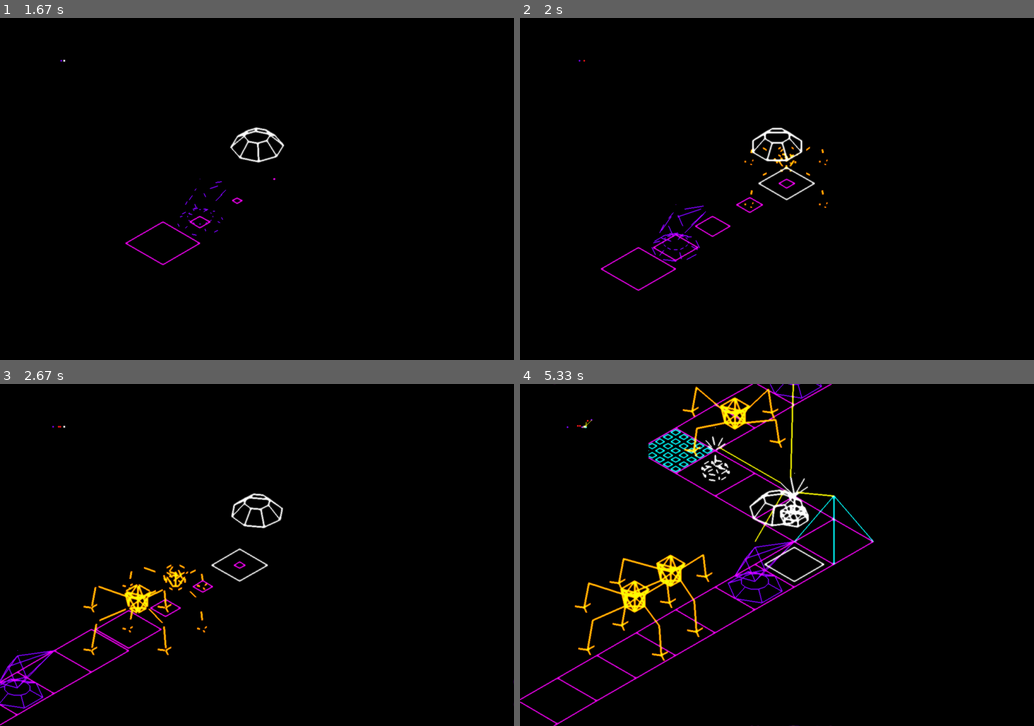
Above: before the commit, frames 1-4 (two rows, left to right).
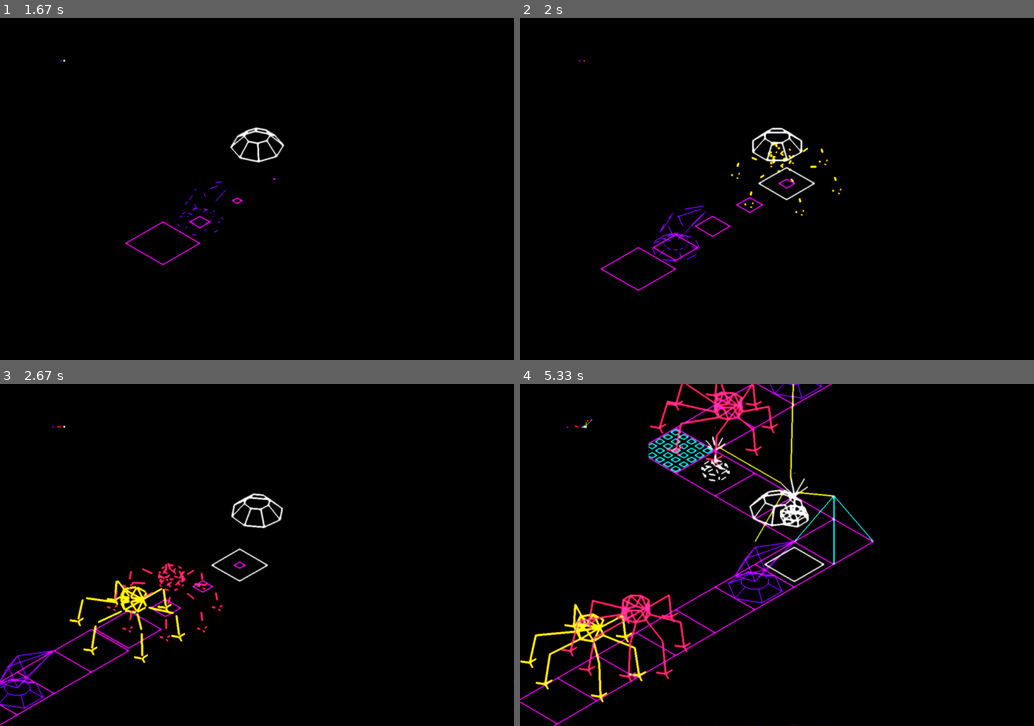
Above: after the commit, the same moments.

Repository: MathewKJ2048/pygame-jam-spring-2025
Game: pygame game, started from src/main.py
Two runs of this game, one before a commit and one after it. Both use one fixed random seed, a clock stepped at 60 frames per second and the inputs below.
Inputs:
- Up to frame 1 (1.67 s): tap W at 0.33 s; tap B at 0.67 s; tap T at 1 s; hold Q from 1.33 s (still down); hold Right from 1.33 s (still down); tap C at 1.48 s
- Up to frame 2 (2 s): release Q at 1.8 s; release Right at 1.8 s; tap B at 1.83 s
- Up to frame 3 (2.67 s): hold M 2.17-2.63 s; hold Right 2.17-2.63 s; tap B at 2.32 s
- Up to frame 4 (5.33 s): hold Right 2.67-3.13 s; tap C at 2.82, 4.32 s; hold Up 3.17-3.63 s; hold W 3.17-3.63 s; tap T at 3.32, 4.88 s; hold Right 3.67-4.13 s; tap B at 3.82 s; hold Left 4.17-4.7 s; hold Down 4.73-5.2 s; hold S 4.73-5.2 s; hold Left from 5.23 s (still down)

Frame 1 is identical in both runs. In frame 2, 0.4% of the frame differs, in the area x 41-63%, y 36-58%; in frame 3, 1.8%; in frame 4, 5.3%, in the area x 0-52%, y 0-100%.

Commit message:
bug types and explosions

Diff:
--- a/src/bug.py
+++ b/src/bug.py
@@ -8,21 +8,22 @@
 
 class Bug(MovingObject):
 	UID = 0
-	def __init__(self):
+	MAX_HEALTH = 1
+	def __init__(self,N=4):
 		super().__init__()
 		self.UID = Bug.UID
 		Bug.UID+=1
-		self.v = I
-		self.speed = 1
+		self.v = Vector2(0,0)
+		self.speed = 2
 		self.time = 0
 		self.target = None
 		self.color = (200,100,0)
-		self.health = 1
+		self.N = N
 		self.compute_geometry()
 
 
 	def compute_geometry(self):
-		self.N = 4
+
 		self.IDEAL_LEG_POSITIONS_RELATIVE = [unit_vector3(i*2*math.pi/self.N) for i in range(self.N)]
 		self.BASE = [K3/2+t/4 for t in self.IDEAL_LEG_POSITIONS_RELATIVE]
 		offset = [
@@ -36,6 +37,7 @@
 		self.target_leg_positions = self.IDEAL_LEG_POSITIONS_RELATIVE.copy()
 
 	def evolve(self,dt):
+		log("health",self.health)
 		super().evolve(dt)
 		self.legs_slide_back(dt)
 		self.update_target_leg_positions()
@@ -67,7 +69,7 @@
 		for b in bugs_swarm:
 			if b.UID > self.UID: # all bugs repelled by bugs later than them
 				diff_r+=(self.r-b.r).normalize()
-		self.v = self.speed*set_max(diff_r,1)
+		self.v = self.speed*normalize_with_0(diff_r)
 		return
 
 
@@ -137,4 +139,32 @@
 			t = ankles[i]
 			feet+=[(t,t+unit_vector3(i*2*math.pi/3)/6) for i in range(3)]
 
-		return make_pair_list(self.BASE)+make_pair_list(self.TOP)+forward_connections+backward_connections+upper+lower+thighs+calves+feet
+		body = make_pair_list(self.BASE)+make_pair_list(self.TOP)+forward_connections+backward_connections#+upper+lower
+		legs = thighs+calves+feet
+
+		return legs+body
+
+
+def nimble():
+	b = Bug(N=4)
+	b.N = 4
+	b.color = ()
+	b.health = Bug.MAX_HEALTH/2
+	b.speed = 2
+	b.color = (220,120,150)
+	return b
+
+def normal():
+	b = Bug(N=6)
+	b.color = (220,100,150)
+	b.health = Bug.MAX_HEALTH
+	b.speed = 1
+	b.color = (250,160,0)
+	return b
+
+def tank():
+	b = Bug(N=8)
+	b.health = Bug.MAX_HEALTH*2
+	b.speed = 0.5
+	b.color = (220,20,60)
+	return b
--- a/src/cannon.py
+++ b/src/cannon.py
@@ -5,8 +5,9 @@
 class Cannon(PoweredObject):
 	RANGE = 5
 	FIRING_TIME = 4
-	DAMAGE_RATE = 1
+	DAMAGE_RATE = 1/2
 	MAX_WIDTH = 1/4
+	opening_time_fraction = 0.2
 	def __init__(self):
 		super().__init__()
 		self.aim_vector = I
@@ -15,14 +16,15 @@
 
 	def evolve(self,dt):
 		super().evolve(dt)
-		self.fire(dt)
+		self.fire()
+		self.burn_target(dt)
 
 	def set_target(self,objects):
+		self.target = None
 		if self.stored == 0:
 			return
 		bugs = [b for b in objects if type(b) == Bug and (b.r-self.r).length()<type(self).RANGE and b.level == self.level]
 		if len(bugs) == 0:
-			self.target = None
 			return
 		bugs.sort(key=lambda o: -self.aim_vector.dot(set_max(o.r-self.r,1)))
 		self.target = bugs[0]
@@ -32,10 +34,25 @@
 	def get_color(self):
 		return PURPLE
 
-	def fire(self,dt):
+	def burn_target(self,dt):
+		# ablates target health if currently firing
+		if not self.target:
+			self.consumption_rate = 0
+			return
+		diff_time = self.time - self.last_fired_time
+		if not diff_time < type(self).FIRING_TIME:
+			self.consumption_rate = 0
+			return
+		th = type(self).opening_time_fraction*type(self).FIRING_TIME
+		if diff_time <= th and diff_time+dt>th:
+			play_sound(laser_sound)
+		self.consumption_rate = 8
+		damage = type(self).DAMAGE_RATE*dt
+		self.target.cause_damage(damage)
+
+	def fire(self): # resets the fire time if not currently firing, and nothing else
 		if not self.target:
 			return False
-		self.target.health -= type(self).DAMAGE_RATE*dt
 		if self.time - self.last_fired_time < type(self).FIRING_TIME:
 			return False
 		self.last_fired_time = self.time
@@ -43,13 +60,14 @@
 
 	def get_firing_lines(self):
 		f = self.get_f()
-		if f == 1 or not self.target:
+		k = self.get_k()
+		if f == 1:
 			return []
-		opening_time_fraction = 0.2
-		k = self.get_k()
+
 		answer = []
-		if k == 1:
-			d = self.target.r-self.r
+
+		if k == 1 and self.target:
+			d = (self.target.r-self.r)/self.size()
 			answer.append((K3/2,Vector3(d.x,d.y,1/2)))
 
 		av, p1, p2 = self.get_av_p1_p2()
@@ -84,12 +102,10 @@
 		return min((self.time-self.last_fired_time)/type(self).FIRING_TIME,1)
 
 	def get_k(self): # ranges from 0 to 1 with a plateau at t
-		opening_time_fraction = 0.2
 		f = self.get_f()
-		return min(f,1-f,opening_time_fraction)/opening_time_fraction
+		return min(f,1-f,type(self).opening_time_fraction)/type(self).opening_time_fraction
 
 	def get_lines(self):
-		opening_time_fraction = 0.2
 
 		n = 6
 		m = 2*n
--- a/src/conf.py
+++ b/src/conf.py
@@ -11,13 +11,45 @@
 WIDTH = 1200
 HEIGHT = 800
 
+pygame.mixer.pre_init(44100,-16,2,512)
 pygame.init()
 pygame.display.set_caption(NAME)
+icon = pygame.image.load("assets/icon.ico")
+pygame.display.set_icon(icon)
+
+MUSIC = True
+SFX = True
+def get_MUSIC():
+	global MUSIC
+	return MUSIC
+def toggle_MUSIC():
+	global MUSIC
+	MUSIC = not MUSIC
+def get_SFX():
+	global SFX
+	return SFX
+def toggle_SFX():
+	global SFX
+	SFX = not SFX
+
+pygame.mixer.music.load("./assets/game_jam_music.wav")
+pygame.mixer.music.play()
+
+warp_sound = pygame.mixer.Sound('./assets/warp.wav')
+construction_sound = pygame.mixer.Sound("./assets/construction.wav")
+destruction_sound = pygame.mixer.Sound("./assets/destruction.wav")
+laser_sound = pygame.mixer.Sound("./assets/laser.wav")
+
+def play_sound(s):
+	global SFX
+	if SFX:
+		s.play()
 
 MINI_WIDTH = WIDTH/4
 MINI_HEIGHT = HEIGHT/4
 MINI_SCALE = 4
 BLIP_RADIUS = 2
+
 
 CLOCK = pygame.time.Clock()
 
@@ -89,7 +121,6 @@
 	diff =  (target-current)
 	log("diff_type",type(diff))
 	if type(diff) in [float,int]:
-		print(type(diff))
 		diff_mag = abs(diff)
 	else:
 		diff_mag = diff.length()
@@ -103,6 +134,10 @@
 		return v
 	return v.normalize()*min(l,maximum)
 
+def normalize_with_0(v):
+	if v.length() == 0:
+		return v
+	return v.normalize()
 
 def solve(L1,L2,P,O):
 	P = P-O
--- a/src/game.py
+++ b/src/game.py
@@ -7,6 +7,7 @@
 from battery import *
 from warper import *
 from cannon import *
+from particle import *
 
 
 class Game:
@@ -21,6 +22,7 @@
 		self.builder = Builder()
 		self.particles = []
 		self.networks = []
+		self.particles = []
 
 	def scale(self):
 		return SUBDIVISION**(self.camera_level)
@@ -42,14 +44,15 @@
 			else:
 				num_types[key]=1
 		log("object-readout",str(num_types))
+		log("particles",len(self.particles))
 
 	def update_position(self,o):
 		if o.parent:
 			if o in o.parent.children:
 				o.parent.children.remove(o)
 		s = self.get_current_space(o)
+		o.set_parent(s)
 		if s:
-			o.set_parent(s)
 			s.children.append(o)
 
 	def remove_bug_objects(self,b):
@@ -58,8 +61,18 @@
 			return
 		for t in s.children:
 			if type(t) != Space and type(t) != Bug:
-				self.remove_any_type_object(t)
-
+				t.health = 0
+
+
+
+	def remove_unhealthy_objects(self):
+		for o in self.objects:
+			if isinstance(o,PlacedObject):
+				if o.health<=0:
+					self.remove_any_type_object(o)
+					self.particles+=o.get_final_particles()
+
+					play_sound(destruction_sound)
 
 	def evolve(self,dt):
 
@@ -72,6 +85,8 @@
 		for o in self.objects:
 			o.evolve(dt)
 		for o in self.networks:
+			o.evolve(dt)
+		for o in self.particles:
 			o.evolve(dt)
 
 		bugs = [b for b in self.objects if isinstance(b,Bug)]
@@ -87,6 +102,7 @@
 		for w in warpers:
 			self.operate_warper(w)
 
+		self.remove_unhealthy_objects()
 
 		self.evolve_camera(dt)
 		self.generate_log()
@@ -96,6 +112,16 @@
 				if o not in o.parent.children:
 					log("error "+str(type(o)))
 					o.parent.children.append(o)
+
+		print(self.objects)
+		for o in self.objects:
+			self.particles+=o.make_particles()
+
+		for p in self.particles:
+			if p.time > p.max_time:
+				self.particles.remove(p)
+
+
 
 
 
@@ -137,6 +163,7 @@
 		o.set_parent(space)
 		space.children.append(o)
 		self.objects.append(o)
+		play_sound(construction_sound)
 		return True
 
 	def place_powered_object(self,o):
@@ -278,12 +305,14 @@
 			return
 		if w.is_full() and not space.is_divided():
 			self.subdivide_space(space)
+			play_sound(warp_sound)
 		if w.is_empty() and space.is_divided():
 			self.remove_children_of_warper(w)
+			play_sound(warp_sound)
 
 
 	def place_bug(self):
-		b = Bug()
+		b = random.choice([nimble(),normal(),tank()])
 		if self.place_object(b):
 			b.target = self.builder
 	def place_engine(self):
@@ -316,6 +345,7 @@
 	game.builder.v*=VELOCITY
 
 def process_keydown_event(event,game):
+
 	if event.key == pygame.K_s:
 		game.expand()
 	if event.key == pygame.K_b:
@@ -334,3 +364,11 @@
 		game.place_cannon()
 	if event.key == pygame.K_q:
 		game.remove_selected_object()
+	if event.key == pygame.K_m:
+		if get_MUSIC():
+			pygame.mixer.music.fadeout(1000)
+		else:
+			pygame.mixer.music.play(-1)
+		toggle_MUSIC()
+	if event.key == pygame.K_x:
+		toggle_SFX()
--- a/src/object.py
+++ b/src/object.py
@@ -1,10 +1,20 @@
 from conf import *
+from particle import *
 
 class GameObject:
 	def __init__(self,parent=None):
 		self.r = Vector2(0,0)
 		self.set_parent(parent)
 		self.time = 0
+		self.last_emitted_particle_time = -10
+	def make_particles(self):
+		if self.time - self.last_emitted_particle_time > 0.01:
+			self.last_emitted_particle_time = self.time
+			return self.get_particles()
+	def get_particles(self):
+		return []# explosion(1,self.r,1,0.5,K3,0.1)
+	def get_final_particles(self):
+		return explosion(1000,self.r,5,2,K3-K3,0.1,darken(self.get_color(),0.1))
 	def evolve(self,dt):
 		self.time+=dt
 	def size(self):
@@ -38,14 +48,22 @@
 
 class PlacedObject(GameObject):
 	MAX_HEALTH = 1
+	def __init__(self):
+		super().__init__()
+		self.health = type(self).MAX_HEALTH
+
 	def set_parent(self,parent):
 		if parent:
 			self.parent = parent
 			self.level = parent.level
-			self.health = type(self).MAX_HEALTH
 		else:
 			self.parent = None
 			self.level = 0
+
+	def cause_damage(self,amount):
+		self.health-=amount
+		if self.health<0:
+			self.health = 0
 
 class MovingObject(PlacedObject):
 	def __init__(self):
--- /dev/null
+++ b/src/particle.py
@@ -0,0 +1,40 @@
+from conf import *
+
+class Particle:
+	def __init__(self,r,shift=0):
+		self.level = 0
+		self.time = 0
+		self.max_time = 1
+		self.r = Vector3(0,0,0)
+		self.r.x = r.x
+		self.r.y = r.y
+		if type(r)==Vector3:
+			self.r.z = r.z
+		else:
+			self.r.z = shift
+		self.v = K3
+		self.color = (20,20,20)
+		self.radius = 1
+
+	def evolve(self,dt):
+		self.time+=dt
+		self.r+=self.v*dt*(SUBDIVISION**self.level)
+	def get_radius(self):
+		f = min(1,self.time/self.max_time)
+		return (1-f)*self.radius
+
+def explosion(number,r,max_v,min_v,bias_v,radius,color):
+	sqrt3 = math.sqrt(3)
+	particles = []
+	def rand_v():
+		return (max_v+random.random()*(max_v-min_v))
+	for i in range(number):
+		p = Particle(r,shift = 1/2)
+		p.color = color
+		p.radius = radius
+		th = random.random()*2*math.pi
+		ph = random.random()*math.pi/2
+		v = rand_v()
+		p.v = v*Vector3(math.cos(th)*math.sin(ph),math.sin(th)*math.sin(ph),math.cos(ph))/sqrt3 + bias_v
+		particles.append(p)
+	return particles
--- a/src/render.py
+++ b/src/render.py
@@ -88,6 +88,17 @@
 def render_ray(surface,c,game):
 	render_pair_list(surface,Vector3(*c.r,0),c.size(),game,GREEN,5,c.get_firing_lines())
 
+def render_particle(surface,p,game):
+	if abs(p.level - game.camera_level)>2:
+		return
+	R = p.get_radius()*(SUBDIVISION**game.camera_level)*CAMERA_CONSTANT_SCALE
+	particle_surface = pygame.Surface((2*R,2*R))
+	particle_surface.fill(BACKGROUND)
+	pygame.draw.circle(particle_surface,p.color,(R,R),R)
+	X, Y = project3(p.r,game)
+	surface.blit(particle_surface,(X-R,Y-R),special_flags=pygame.BLEND_RGB_ADD)
+	# pygame.draw.circle(surface,p.color,project3(p.r,game),p.radius*(SUBDIVISION**p.level)*CAMERA_CONSTANT_SCALE)
+
 
 def render_selection_plate(surface,b,game):
 	if not b.parent:
@@ -131,6 +142,9 @@
 	surface = pygame.Surface((WIDTH,HEIGHT))
 	surface.fill(BACKGROUND)
 
+	for p in game.particles:
+		render_particle(surface,p,game)
+
 	def filter_list_objects(lobj):
 		filtered = []
 		for o in lobj:
Not shown, added: assets/construction.wav
Not shown, added: assets/destruction.wav
Not shown, added: assets/laser.wav
Not shown, added: assets/warp.wav
